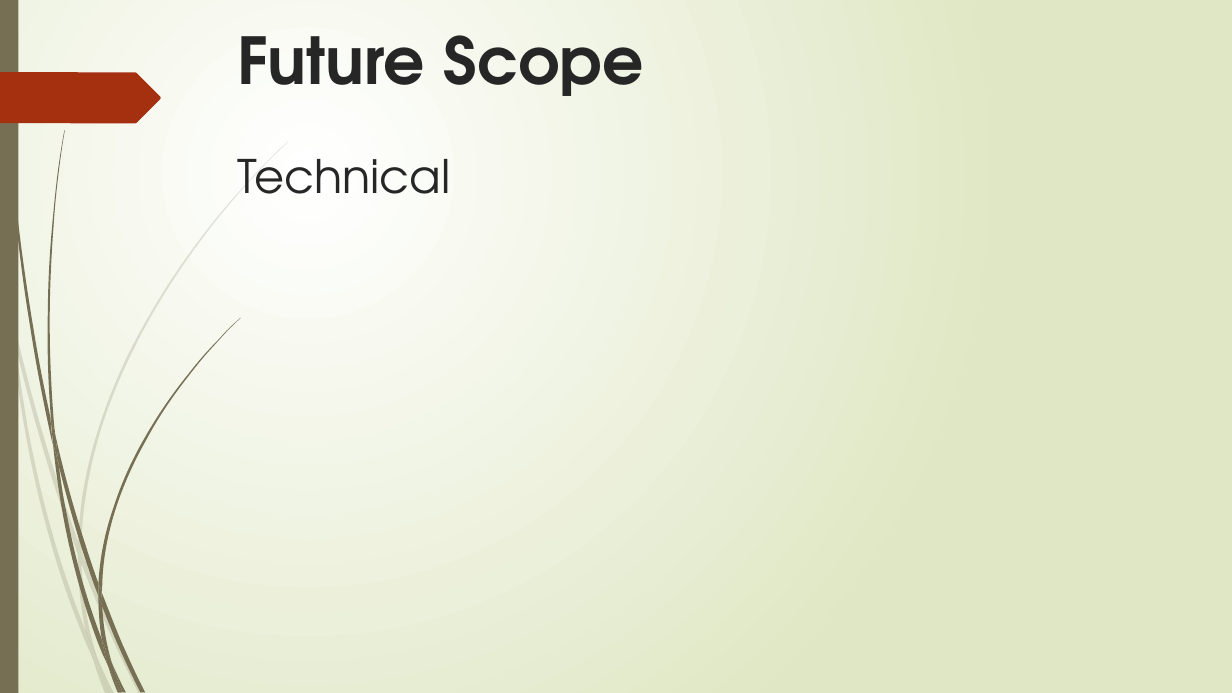
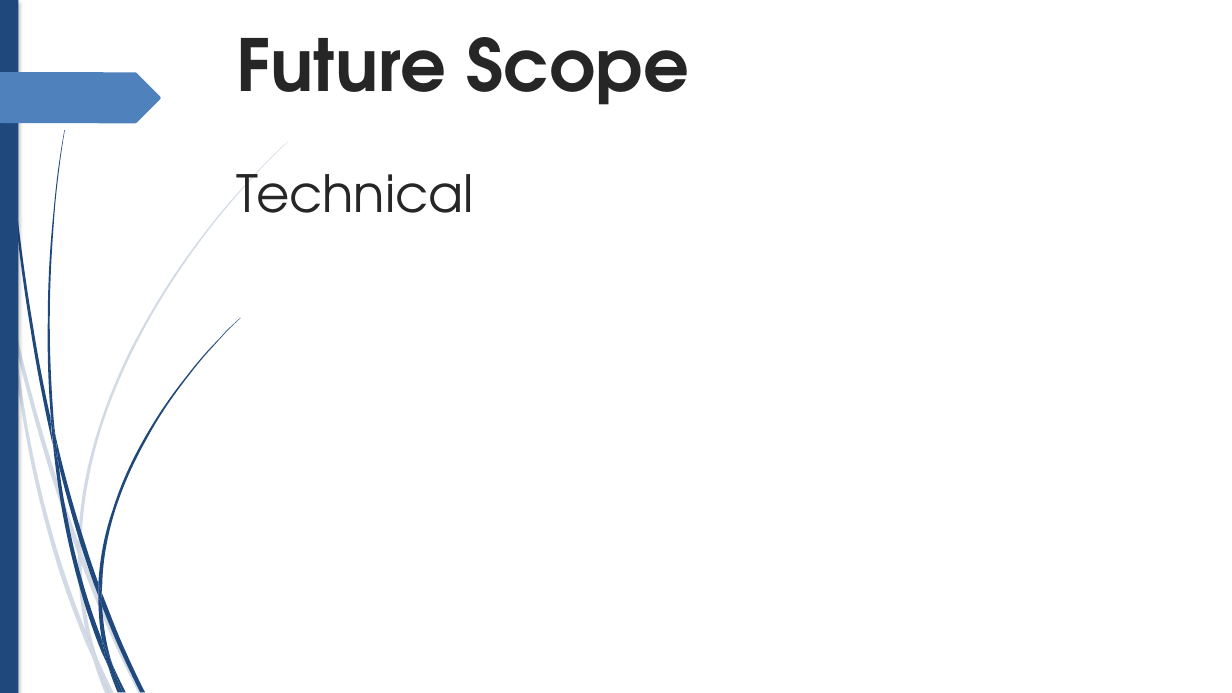
Before and after one commit to pprabh2007/speceman, a slide deck: slide 4 of SPECEMAN.pptx. Drawn at 1232x693 pixels with LibreOffice and Linux fonts; fonts in the diff are those of the drawing. Boxes give left, top, right and bottom in pixels: in the first picture for what was removed or moved away, otherwise in the second. Text is boxed around its words. In the diff, an @@ line names an element or a change of style, - is before the commit and + after.

```diff
--- a/SPECEMAN.pptx
+++ b/SPECEMAN.pptx
@@ background gradient #FFFFFF to #DFE8C4 to #FFFFFF @@
@@ rectangle at (0, 0, 18, 693): fill #766F54 to #1F497D; shadow on @@
@@ text "Future Scope Technical" at (237, 37, 689, 213): size 50.4 to 56 pt in "Future Scope"; size 36 to 40 pt in "Technical" @@
@@ freeform shape at (0, 72, 161, 123): fill #A53010 to #4F81BD; outline redrawn @@
@@ fill #766F54 to #1F497D; outline redrawn in 6 elements at (3, 0, 53, 445), (102, 592, 145, 692), (98, 318, 240, 592), (98, 596, 112, 665), (98, 583, 102, 606), (47, 130, 65, 436) @@
@@ fill #766F54 to #1F497D in 6 elements at (55, 436, 98, 596), (113, 665, 127, 693), (51, 415, 59, 467), (108, 667, 120, 693), (102, 639, 123, 692), (53, 441, 108, 666) @@
@@ fill #766F54 at 20% opacity to #1F497D at 20% opacity in 3 elements at (97, 657, 115, 693), (93, 660, 110, 693), (78, 542, 81, 564) @@
@@ fill #766F54 at 20% opacity to #1F497D at 20% opacity; outline redrawn in 7 elements at (0, 261, 10, 323), (13, 319, 79, 554), (81, 551, 143, 693), (10, 323, 93, 660), (78, 554, 97, 657), (79, 141, 288, 551), (86, 631, 110, 693) @@
```
Also in this commit, not shown: 2 other slides changed, 1 slide added, 1 slide removed.
